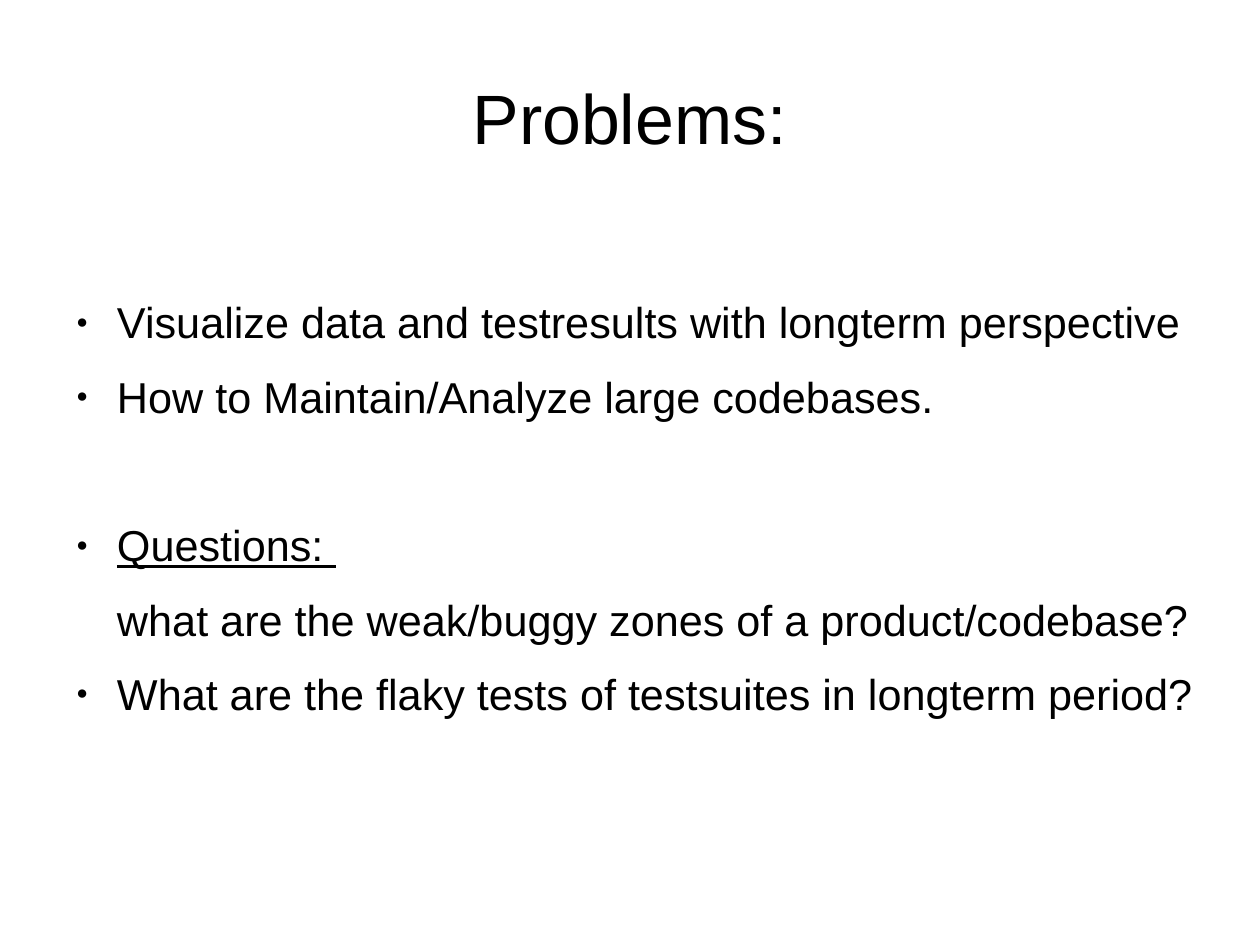
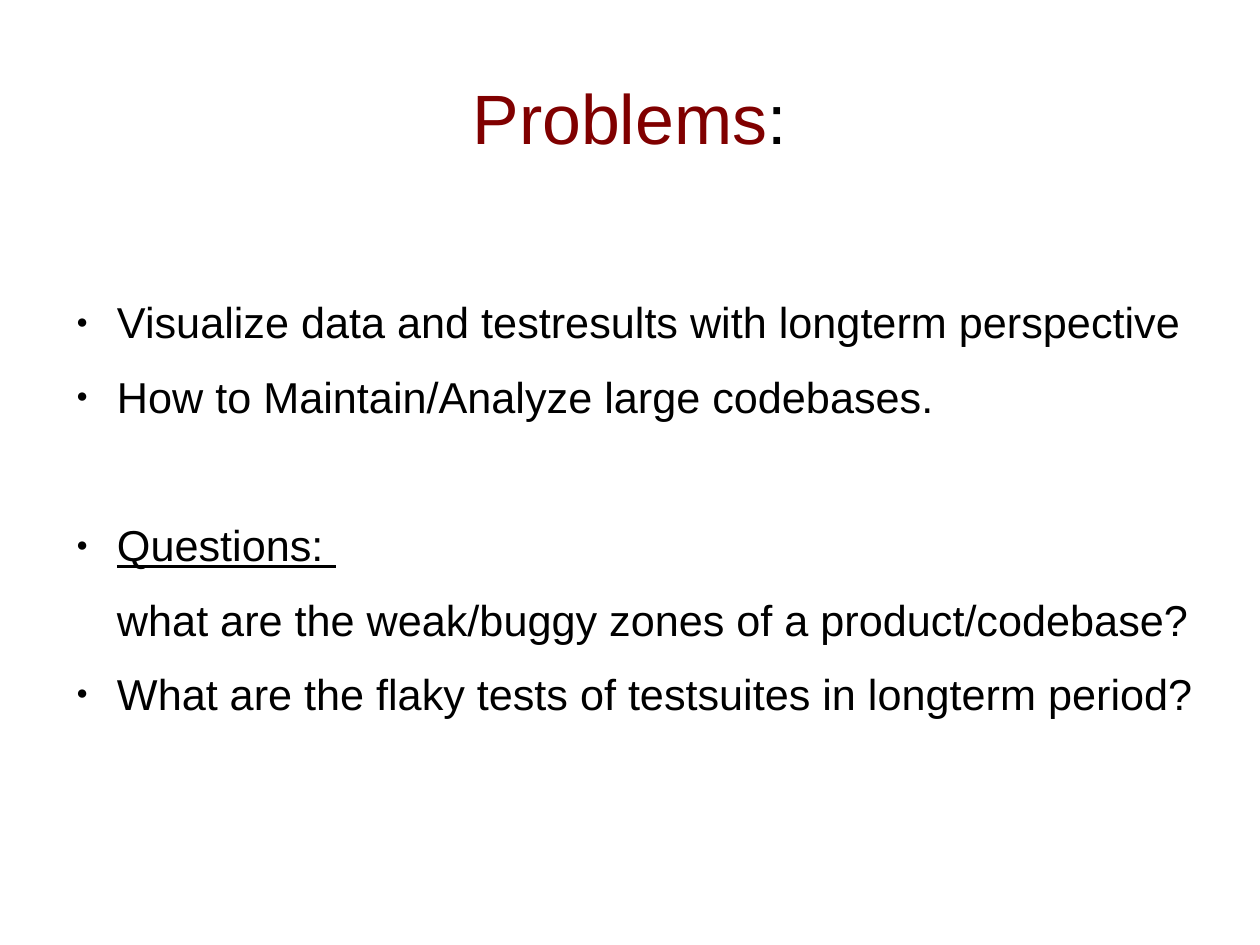
Before and after one commit to MalloZup/presentations, a slide deck: slide 3 of 2018/hackweek/elixir.odp. Drawn at 1260x945 pixels with LibreOffice and Linux fonts; fonts in the diff are those of the drawing. Boxes give left, top, right and bottom in pixels: in the first picture for what was removed or moved away, otherwise in the second. Text is boxed around its words. In the diff, an @@ line names an element or a change of style, - is before the commit and + after.

```diff
--- a/2018/hackweek/elixir.odp
+++ b/2018/hackweek/elixir.odp
@@ title "Problems:" at <box>473,93,788,145</box>: text colour #000000 to #800000 in "Problems:" @@
```
Also in this commit, not shown: 4 other slides changed.
